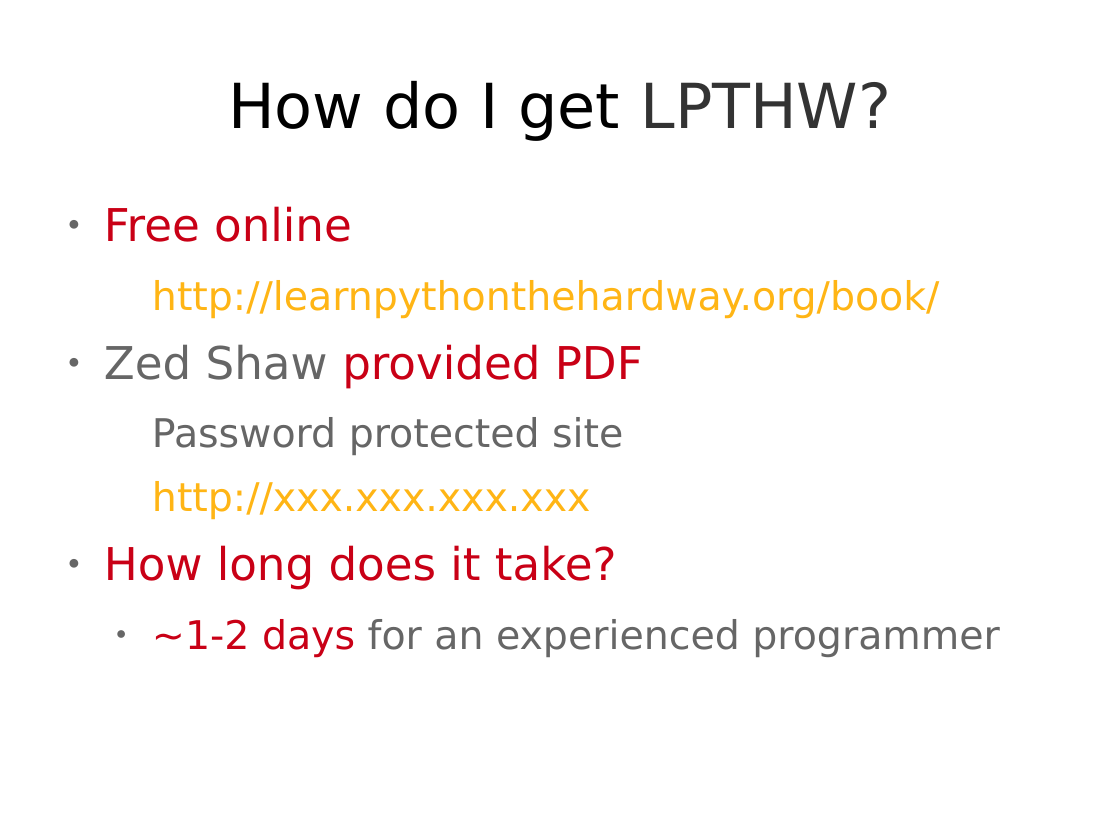
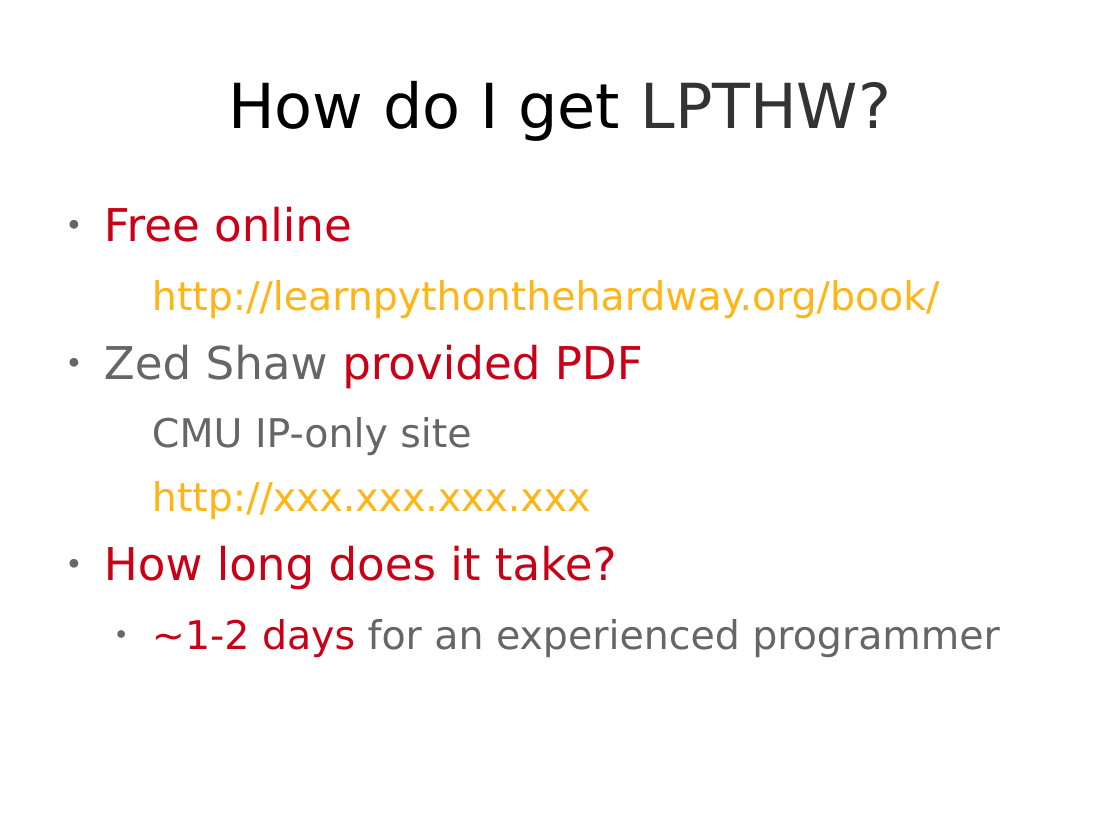
Before and after one commit to theonewolf/15-441-Recitation-Sessions, a slide deck: slide 53 of recitation4/src/recitation4.odp (slide 33 before the commit). Drawn at 1120x840 pixels with LibreOffice and Linux fonts; fonts in the diff are those of the drawing. Boxes give left, top, right and bottom in pixels: in the first picture for what was removed or moved away, otherwise in the second. Text is boxed around its words. In the diff, an @@ line names an element or a change of style, - is before the commit and + after.

```diff
--- a/recitation4/src/recitation4.odp
+++ b/recitation4/src/recitation4.odp
@@ text at [152,417,471,455]: text changed @@
-  Password protected site
+  CMU IP-only site
```
Also in this commit, not shown: 12 other slides changed, 30 slides added, 10 slides removed, 4 other files.
